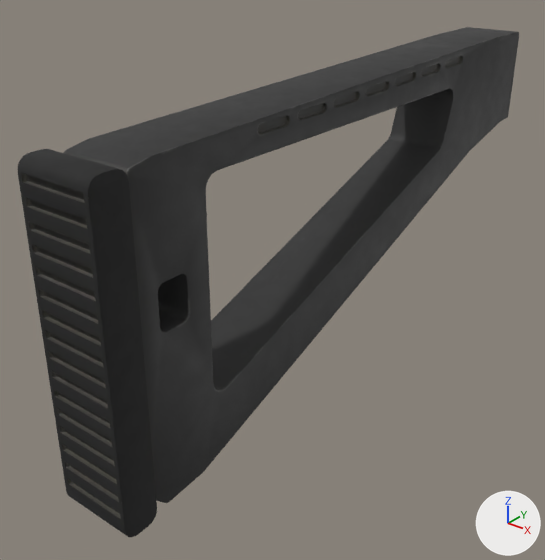
The glTF model props/armas/acessorios/coronha_esqueleto_ak_gasto.glb, before and after one commit.
Rendered twice from a camera (50 mm lens) standing at (0.187, -0.439, 0.073) and looking at (-0.018, -0.184, -0.085). Lighting does not change. The marker at lower right points along +X, +Y and +Z. The first picture is the older version. Where no turn or scale is listed for an object, it has been applied to the vertices. Vertices at exactly the same position are counted once.

Names of what the first picture shows: 'coronha_esqueleto_ak_gasto_coronha'.
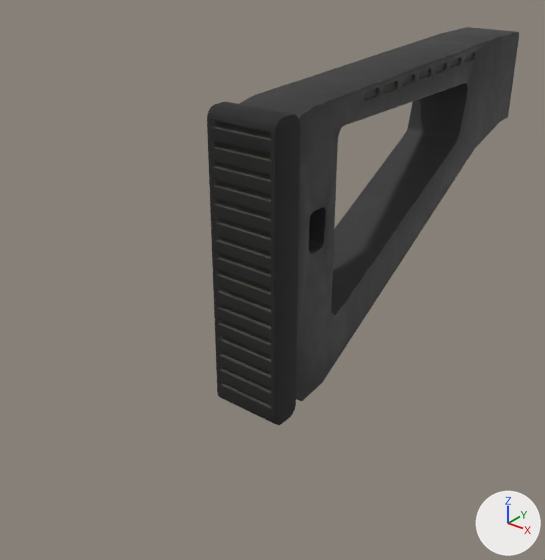
Where the change shows, as pixel boxes (x1, y1, x2, y2) in the pictures (545 x 560 px; the box of a moved part takes in the faces that stretch with it):
'coronha_esqueleto_ak_gasto_coronha', reshaped (38% narrower, 22% shorter): before (18, 27, 519, 537); after (207, 27, 519, 425)
part 1 of me_coronha_esqueleto_ak_gasto_coronha, moved or reshaped: before (18, 149, 157, 537); after (207, 102, 300, 425)
part 2 of me_coronha_esqueleto_ak_gasto_coronha, moved or reshaped: before (64, 36, 496, 503); after (239, 37, 497, 401)

The change, as a diff of the scene's bpy script:
```diff
--- a/props/armas/acessorios/coronha_esqueleto_ak_gasto.glb.py
+++ b/props/armas/acessorios/coronha_esqueleto_ak_gasto.glb.py
@@ me_coronha_esqueleto_ak_gasto_coronha @@
 # used by ob_coronha_esqueleto_ak_gasto_coronha; location = (0.0, 0.0, 0.0)
-me_coronha_esqueleto_ak_gasto_coronha.from_pydata(...)  # 3545 vertices, 7086 faces; spans x -0.017..0.017, y -0.312..0.006, z -0.132..0.013
+me_coronha_esqueleto_ak_gasto_coronha.from_pydata(...)  # 3545 vertices, 7086 faces; spans x -0.017..0.017, y -0.226..0.006, z -0.132..0.013
+# me_coronha_esqueleto_ak_gasto_coronha part 1: the loose piece of 1049 vertices spanning x -0.017..0.017, y -0.312..-0.296, z -0.132..0.006 is moved by (0.0, 0.086, 0.0)
+# me_coronha_esqueleto_ak_gasto_coronha part 2: 2292 of 3545 vertices moved; they spanned x -0.015..0.015, y -0.298..-0.04, z -0.13..0.013 and now span x -0.015..0.015, y -0.212..-0.037, z -0.13..0.013; mean shift (0.0, 0.047, 0.0); largest move (-0.015, -0.289, -0.13) -> (-0.015, -0.203, -0.13)
 me_coronha_esqueleto_ak_gasto_coronha.materials.append(mat_coronha_esq_brasa_gasto_a)
```
